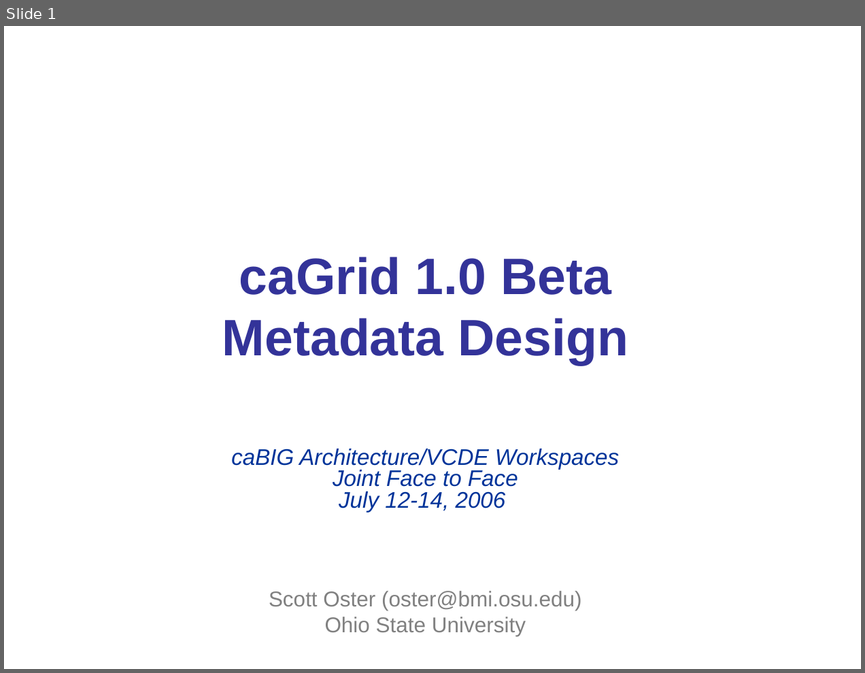
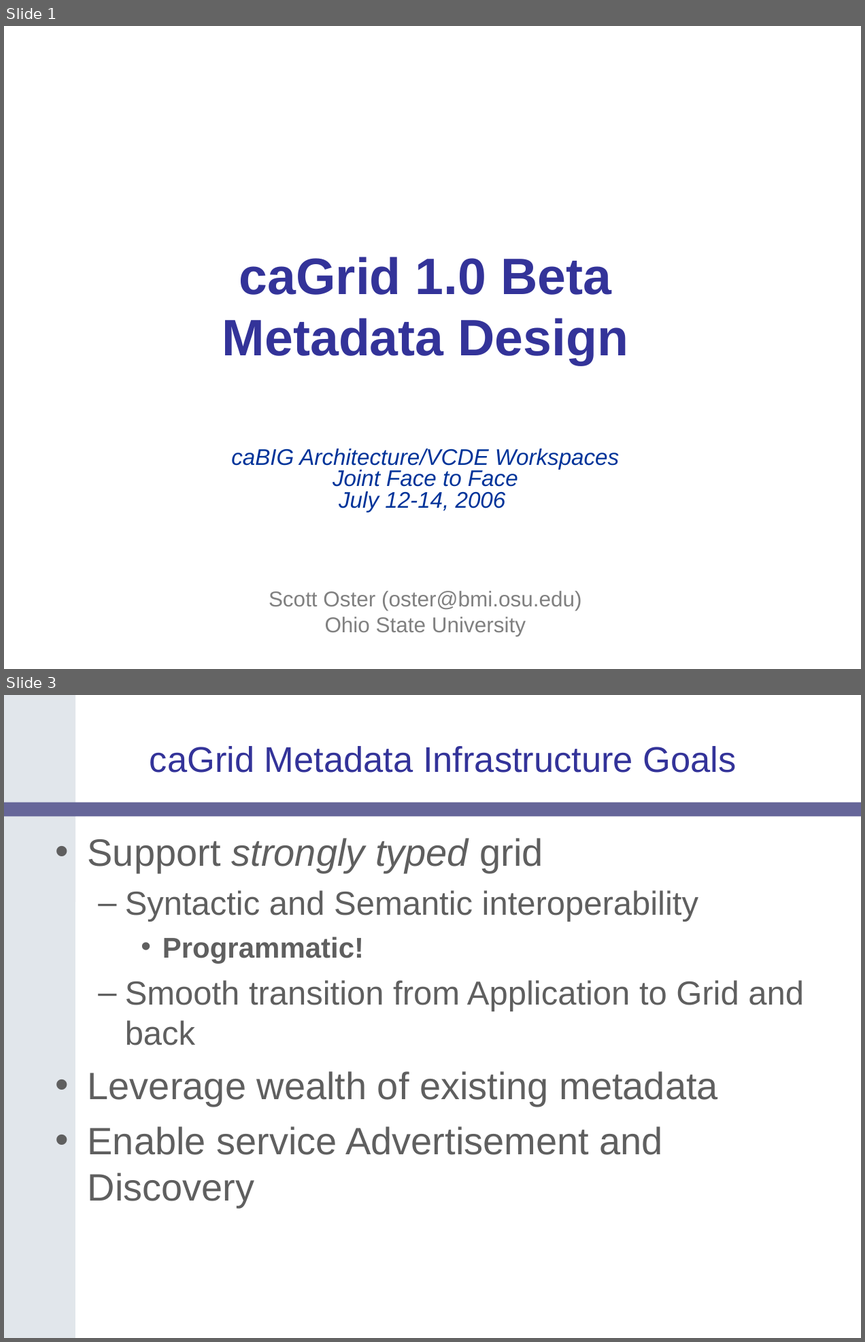
Before and after one commit to NCIP/cagrid-portal, a slide deck: cagrid-1-0/Documentation/presentations/200607_VCDE_ARCH/caGrid-1.0_Beta_Metadata.ppt. Shown one above the other, each under a label of ours: slide 1 before the commit, slides 1 and 3 after it; the slides between them are not shown. The pictures are 865x673 and 865x1342 pixels, drawn with LibreOffice and Linux fonts; fonts in the diff are those of the drawing; background and template pictures are left out. Boxes give left, top, right and bottom in pixels: in the first picture for what was removed or moved away, otherwise in the second. Text is boxed around its words. In the diff, an @@ line names an element or a change of style, - is before the commit and + after.

```diff
--- a/cagrid-1-0/Documentation/presentations/200607_VCDE_ARCH/caGrid-1.0_Beta_Metadata.ppt
+++ b/cagrid-1-0/Documentation/presentations/200607_VCDE_ARCH/caGrid-1.0_Beta_Metadata.ppt
@@ slide 3 added at bbox=[4, 695, 861, 1338], background #FFFFFF @@
@@ freeform shape added at bbox=[4, 695, 75, 1338], fill #E1E6EB @@
@@ title added at bbox=[150, 746, 736, 773], 30 pt, text #333399 @@
+caGrid Metadata Infrastructure Goals
@@ rounded rectangle added at bbox=[4, 802, 861, 817], fill #666699 @@
@@ text added at bbox=[88, 838, 804, 1207], 32 pt, text #5F5F5F @@
+• Support strongly typed grid
+  – Syntactic and Semantic interoperability
+    • Programmatic!
+  – Smooth transition from Application to Grid and back
+• Leverage wealth of existing metadata
+• Enable service Advertisement and Discovery
```
Also in this commit, not shown: 41 other slides added, 1 slide removed.
